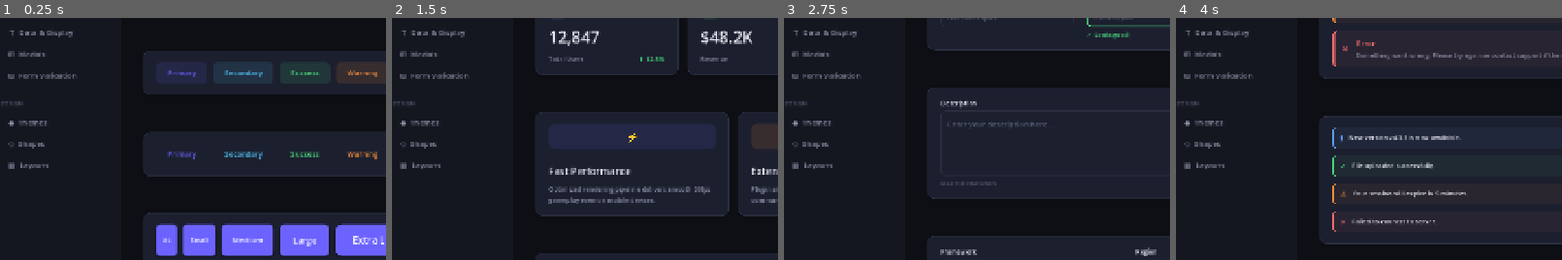
Above: before the commit, frames 1-4 (left to right).
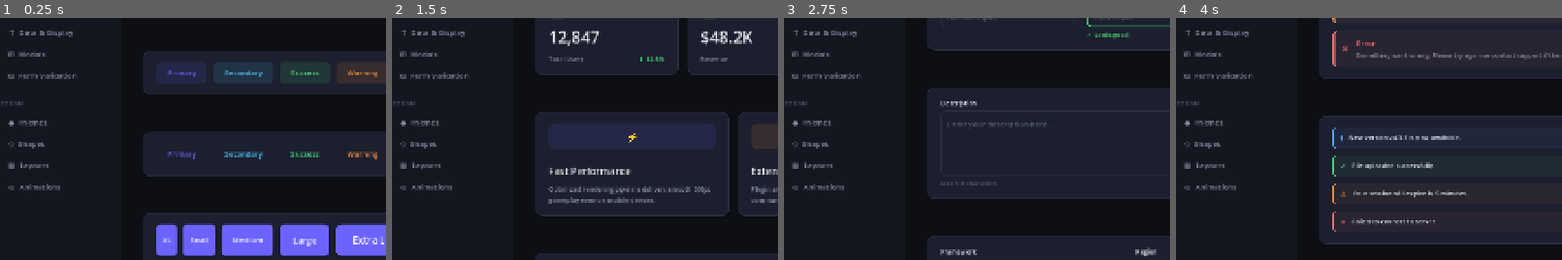
Above: after the commit, the same moments.

Repository: Cai-ki/godot-component-library
Game: Godot game, scene res://scenes/main.tscn
Same seed, same stepped clock (60 frames per second), same inputs: the game is played once before the commit and once after it.
Inputs:
- Up to frame 1 (0.25 s): no input
- Up to frame 2 (1.5 s): click "◉ Buttons" at 0.5 s; click "⊞ Cards" at 1.25 s
- Up to frame 3 (2.75 s): click "⊟ Form Inputs" at 2 s
- Up to frame 4 (4 s): click "◈ Badges & Tags" at 2.75 s; click "◎ Alerts" at 3.5 s
The pictures show only the part of the screen within x 1-51%, y 50-100%; the shares and areas given below are measured in that part.

The runs differ from the first frame. In frame 1, 0.2% of the frame differs, in the area x 2-16%, y 68-72%; in frame 2, 0.2%; in frame 3, 0.2%; in frame 4, 0.2%.

Commit message:
feat: add Animation Patterns page to DESIGN section
Four interactive Tween demos with Replay buttons:
- Fade: modulate:a with TRANS_SINE toggle
- Slide: position:x with TRANS_BACK ease-out and reset
- Stagger: 8 blocks with set_parallel + per-item set_delay(i*0.07)
- Easing: 5 bars playing simultaneously showing LINEAR/SINE/BACK/BOUNCE/ELASTIC
Each demo shows the corresponding Tween code snippet below.

Diff:
--- a/scripts/main.gd
+++ b/scripts/main.gd
@@ -117,9 +117,10 @@
 	UI.spacer(vbox, 4)
 
 	var pages3: Array = [
-		["themes",  "◆  Themes"],
-		["shapes",  "◇  Shapes"],
-		["layouts", "▦  Layouts"],
+		["themes",     "◆  Themes"],
+		["shapes",     "◇  Shapes"],
+		["layouts",    "▦  Layouts"],
+		["animations", "◎  Animations"],
 	]
 	for page_data in pages3:
 		_add_nav_button(vbox, page_data[0], page_data[1])
@@ -248,3 +249,5 @@
 			ShapesPage.new().build(content_container)
 		"layouts":
 			LayoutsPage.new().build(content_container)
+		"animations":
+			AnimationsPage.new().build(content_container)
--- /dev/null
+++ b/scripts/pages/animations_page.gd
@@ -0,0 +1,250 @@
+class_name AnimationsPage
+extends RefCounted
+
+
+func build(parent: Control) -> void:
+	UI.page_header(parent, "Animation Patterns",
+		"Tween-based UI animations. Each demo is interactive — click Replay to re-trigger. "
+		+ "All patterns use node.create_tween() so they work inside any Control.")
+
+	_fade_section(parent)
+	_slide_section(parent)
+	_stagger_section(parent)
+	_easing_section(parent)
+
+
+# =============================================
+# 1. FADE
+# =============================================
+
+func _fade_section(parent: Control) -> void:
+	UI.section(parent, "Fade  (modulate:a)")
+	var card_v := UI.card(parent, 24, 20)
+
+	# Preview element
+	var preview := PanelContainer.new()
+	preview.size_flags_horizontal = Control.SIZE_EXPAND_FILL
+	preview.add_theme_stylebox_override("panel", UI.style(
+		UITheme.PRIMARY_SOFT, UITheme.RADIUS_LG, 1, UITheme.PRIMARY.darkened(0.3)
+	))
+	card_v.add_child(preview)
+
+	var pm := MarginContainer.new()
+	for s in ["margin_left","margin_right","margin_top","margin_bottom"]:
+		pm.add_theme_constant_override(s, 20)
+	preview.add_child(pm)
+	var pv := VBoxContainer.new()
+	pv.add_theme_constant_override("separation", 4)
+	pv.alignment = BoxContainer.ALIGNMENT_CENTER
+	pm.add_child(pv)
+	var pi := UI.label("◆", UITheme.FONT_2XL, UITheme.PRIMARY)
+	pi.horizontal_alignment = HORIZONTAL_ALIGNMENT_CENTER
+	pv.add_child(pi)
+	var pt := UI.label("Fade Demo", UITheme.FONT_LG, UITheme.TEXT_PRIMARY)
+	pt.horizontal_alignment = HORIZONTAL_ALIGNMENT_CENTER
+	pv.add_child(pt)
+
+	# Controls
+	var row := UI.hbox(card_v, 10)
+	var btn_in  := UI.solid_btn(row, "Fade In  ▼", UITheme.SUCCESS, UITheme.TEXT_INVERSE)
+	var btn_out := UI.solid_btn(row, "Fade Out ▲", UITheme.DANGER)
+	var btn_tog := UI.outline_btn(row, "Toggle  ↔", UITheme.PRIMARY)
+	UI.h_expand(row)
+
+	btn_in.pressed.connect(func():
+		preview.create_tween().tween_property(preview, "modulate:a", 1.0, 0.4).set_trans(Tween.TRANS_SINE)
+	)
+	btn_out.pressed.connect(func():
+		preview.create_tween().tween_property(preview, "modulate:a", 0.0, 0.4).set_trans(Tween.TRANS_SINE)
+	)
+	btn_tog.pressed.connect(func():
+		var target := 0.0 if preview.modulate.a > 0.5 else 1.0
+		preview.create_tween().tween_property(preview, "modulate:a", target, 0.4).set_trans(Tween.TRANS_SINE)
+	)
+
+	card_v.add_child(UI.label(
+		"tween.tween_property(node, \"modulate:a\", 1.0, 0.4).set_trans(Tween.TRANS_SINE)",
+		UITheme.FONT_XS, UITheme.TEXT_MUTED
+	))
+
+
+# =============================================
+# 2. SLIDE
+# =============================================
+
+func _slide_section(parent: Control) -> void:
+	UI.section(parent, "Slide  (position:x)")
+	var card_v := UI.card(parent, 24, 20)
+
+	# Clipping stage
+	var stage := Control.new()
+	stage.clip_contents = true
+	stage.custom_minimum_size = Vector2(0, 80)
+	stage.size_flags_horizontal = Control.SIZE_EXPAND_FILL
+	card_v.add_child(stage)
+
+	# Sliding card
+	var panel := PanelContainer.new()
+	panel.custom_minimum_size = Vector2(220, 60)
+	panel.position = Vector2(-240, 10)
+	panel.add_theme_stylebox_override("panel", UI.style(
+		UITheme.SECONDARY.darkened(0.2), UITheme.RADIUS_LG,
+		1, UITheme.SECONDARY.lightened(0.1), 8, Color(0, 0, 0, 0.2), Vector2(0, 3)
+	))
+	stage.add_child(panel)
+
+	var pm := MarginContainer.new()
+	for s in ["margin_left","margin_right","margin_top","margin_bottom"]:
+		pm.add_theme_constant_override(s, 14)
+	panel.add_child(pm)
+	var ph := HBoxContainer.new()
+	ph.add_theme_constant_override("separation", 12)
+	ph.alignment = BoxContainer.ALIGNMENT_CENTER
+	pm.add_child(ph)
+	ph.add_child(UI.label("⊞", UITheme.FONT_2XL, UITheme.SECONDARY.lightened(0.4)))
+	var pv2 := VBoxContainer.new()
+	pv2.add_theme_constant_override("separation", 2)
+	ph.add_child(pv2)
+	pv2.add_child(UI.label("Slide Panel", UITheme.FONT_MD, UITheme.TEXT_PRIMARY))
+	pv2.add_child(UI.label("TRANS_BACK · EASE_OUT", UITheme.FONT_XS, UITheme.TEXT_MUTED))
+
+	# Controls
+	var row := UI.hbox(card_v, 10)
+	var btn_slide := UI.solid_btn(row, "→  Slide In", UITheme.SECONDARY)
+	var btn_reset := UI.outline_btn(row, "↺  Reset",   UITheme.TEXT_SECONDARY)
+	UI.h_expand(row)
+
+	btn_slide.pressed.connect(func():
+		panel.create_tween() \
+			.tween_property(panel, "position:x", 20.0, 0.5) \
+			.set_trans(Tween.TRANS_BACK).set_ease(Tween.EASE_OUT)
+	)
+	btn_reset.pressed.connect(func():
+		panel.create_tween() \
+			.tween_property(panel, "position:x", -240.0, 0.3) \
+			.set_trans(Tween.TRANS_QUAD).set_ease(Tween.EASE_IN)
+	)
+
+	card_v.add_child(UI.label(
+		"tween.tween_property(node, \"position:x\", 20.0, 0.5).set_trans(Tween.TRANS_BACK).set_ease(Tween.EASE_OUT)",
+		UITheme.FONT_XS, UITheme.TEXT_MUTED
+	))
+
+
+# =============================================
+# 3. STAGGER
+# =============================================
+
+func _stagger_section(parent: Control) -> void:
+	UI.section(parent, "Stagger  (set_parallel + set_delay)")
+	var card_v := UI.card(parent, 24, 20)
+
+	var colors := [
+		UITheme.PRIMARY, UITheme.INFO, UITheme.SUCCESS,
+		UITheme.WARNING, UITheme.DANGER, UITheme.SECONDARY,
+		UITheme.PRIMARY.lightened(0.2), UITheme.SUCCESS.lightened(0.2),
+	]
+
+	var blocks_row := UI.hbox(card_v, 8)
+	blocks_row.alignment = BoxContainer.ALIGNMENT_CENTER
+	var blocks: Array[Control] = []
+
+	for i in colors.size():
+		var b := PanelContainer.new()
+		b.custom_minimum_size = Vector2(52, 52)
+		b.add_theme_stylebox_override("panel", UI.style(colors[i], UITheme.RADIUS_MD))
+		var bc := CenterContainer.new()
+		b.add_child(bc)
+		bc.add_child(UI.label(str(i + 1), UITheme.FONT_MD, Color.WHITE))
+		blocks_row.add_child(b)
+		blocks.append(b)
+
+	UI.h_expand(blocks_row)
+
+	var row := UI.hbox(card_v, 10)
+	var btn := UI.solid_btn(row, "↺  Replay Stagger", UITheme.PRIMARY)
+	UI.h_expand(row)
+
+	btn.pressed.connect(func():
+		for b in blocks:
+			b.modulate.a = 0.0
+			b.scale = Vector2(0.7, 0.7)
+		var tween := blocks[0].create_tween()
+		tween.set_parallel(true)
+		for i in blocks.size():
+			tween.tween_property(blocks[i], "modulate:a", 1.0, 0.35) \
+				.set_delay(i * 0.07).set_trans(Tween.TRANS_SINE)
+			tween.tween_property(blocks[i], "scale", Vector2.ONE, 0.35) \
+				.set_delay(i * 0.07).set_trans(Tween.TRANS_BACK).set_ease(Tween.EASE_OUT)
+	)
+
+	card_v.add_child(UI.label(
+		"tween.set_parallel(true)  →  tween_property(...).set_delay(i * 0.07)",
+		UITheme.FONT_XS, UITheme.TEXT_MUTED
+	))
+
+
+# =============================================
+# 4. EASING SHOWCASE
+# =============================================
+
+func _easing_section(parent: Control) -> void:
+	UI.section(parent, "Easing Functions")
+	var card_v := UI.card(parent, 24, 20)
+
+	var easings := [
+		["LINEAR",  Tween.TRANS_LINEAR,  UITheme.TEXT_SECONDARY],
+		["SINE",    Tween.TRANS_SINE,    UITheme.INFO],
+		["BACK",    Tween.TRANS_BACK,    UITheme.PRIMARY],
+		["BOUNCE",  Tween.TRANS_BOUNCE,  UITheme.WARNING],
+		["ELASTIC", Tween.TRANS_ELASTIC, UITheme.DANGER],
+	]
+
+	var fills: Array[Control] = []
+
+	for ed in easings:
+		var row := HBoxContainer.new()
+		row.add_theme_constant_override("separation", 12)
+		row.size_flags_horizontal = Control.SIZE_EXPAND_FILL
+		card_v.add_child(row)
+
+		var lbl := UI.label(ed[0] as String, UITheme.FONT_SM, ed[2] as Color)
+		lbl.custom_minimum_size.x = 72
+		row.add_child(lbl)
+
+		# Track
+		var bar_outer := Control.new()
+		bar_outer.custom_minimum_size.y = 10
+		bar_outer.size_flags_horizontal = Control.SIZE_EXPAND_FILL
+		row.add_child(bar_outer)
+
+		var track := PanelContainer.new()
+		track.set_anchors_and_offsets_preset(Control.PRESET_FULL_RECT)
+		track.add_theme_stylebox_override("panel", UI.style(UITheme.SURFACE_3, UITheme.RADIUS_SM))
+		bar_outer.add_child(track)
+
+		var fill := PanelContainer.new()
+		fill.anchor_left = 0.0; fill.anchor_top = 0.0
+		fill.anchor_right = 0.0; fill.anchor_bottom = 1.0
+		fill.add_theme_stylebox_override("panel", UI.style(ed[2] as Color, UITheme.RADIUS_SM))
+		bar_outer.add_child(fill)
+		fills.append(fill)
+
+	var row2 := UI.hbox(card_v, 10)
+	var btn := UI.solid_btn(row2, "↺  Replay All", UITheme.PRIMARY)
+	UI.h_expand(row2)
+
+	btn.pressed.connect(func():
+		for f in fills:
+			f.anchor_right = 0.0
+		var tween := btn.create_tween()
+		tween.set_parallel(true)
+		for i in fills.size():
+			tween.tween_property(fills[i], "anchor_right", 0.92, 1.6) \
+				.set_trans(easings[i][1] as int).set_ease(Tween.EASE_OUT)
+	)
+
+	card_v.add_child(UI.label(
+		"tween.set_parallel(true)  →  tween_property(fill, \"anchor_right\", 0.92, 1.6).set_trans(TRANS_XXX)",
+		UITheme.FONT_XS, UITheme.TEXT_MUTED
+	))
